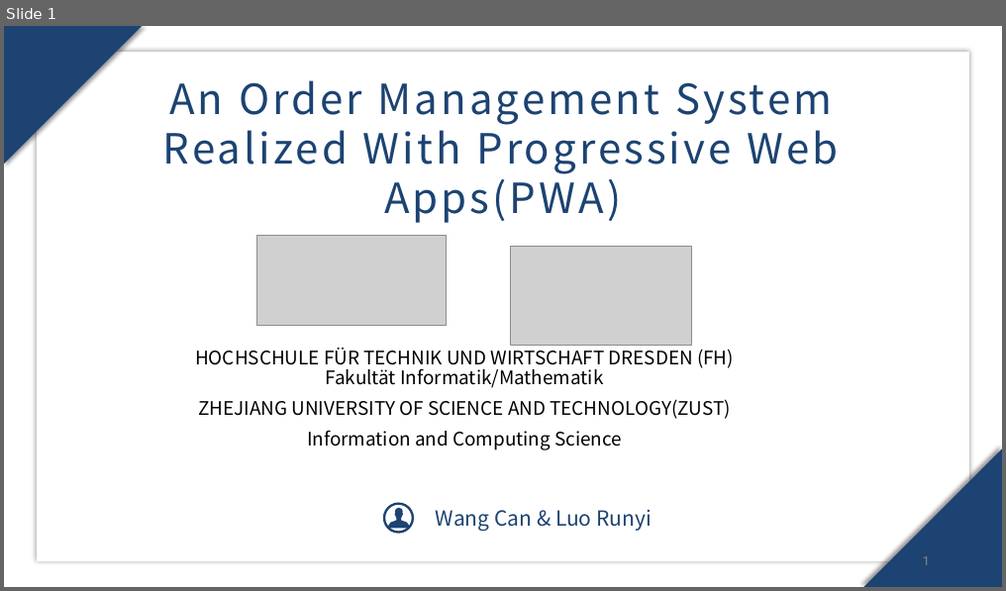
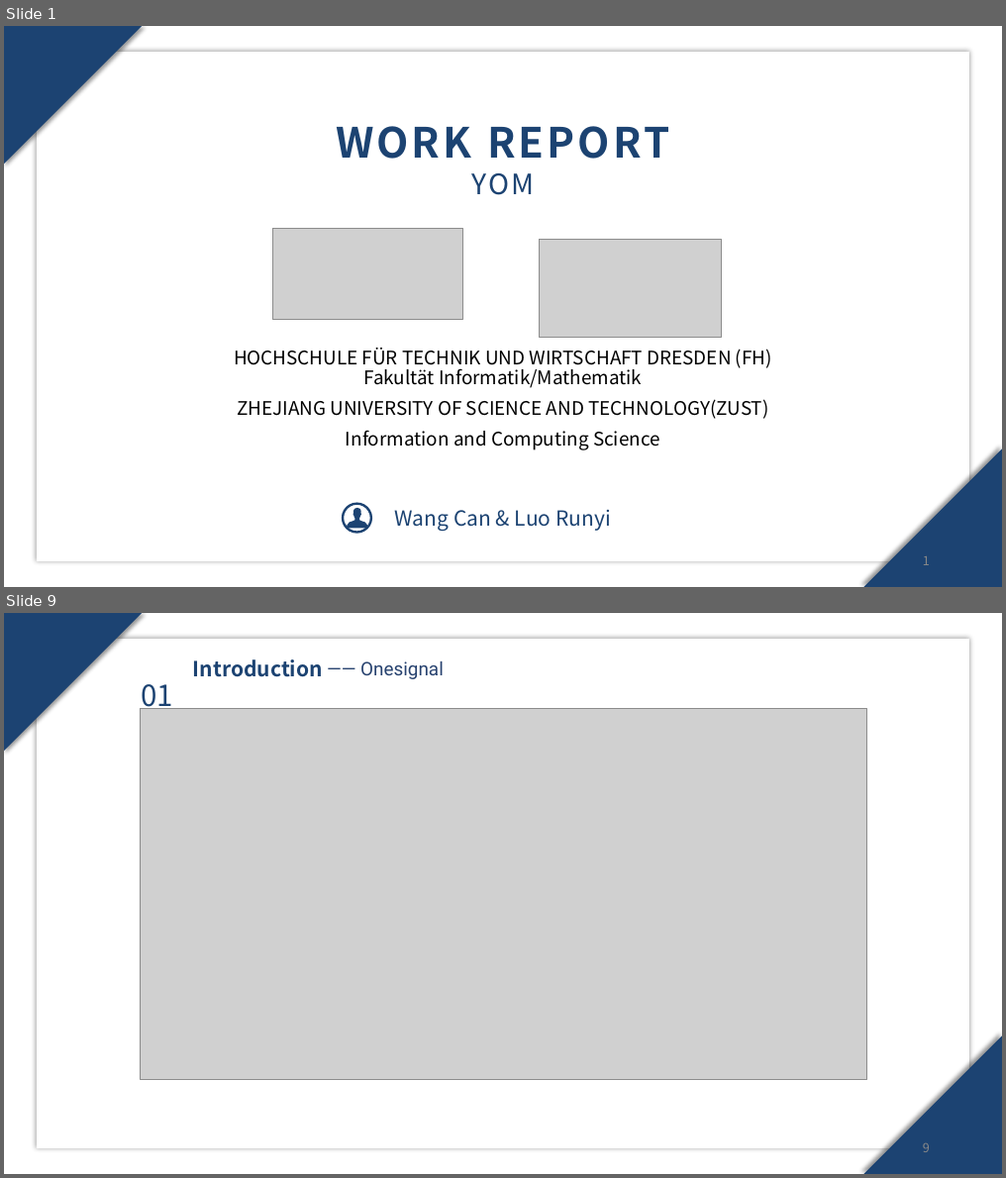
Before and after one commit to SuperRun/Yom, a slide deck: document/work report.pptx. Shown one above the other, each under a label of ours: slide 1 before the commit, slides 1 and 9 after it; the slides between them are not shown. The pictures are 1006x591 and 1006x1178 pixels, drawn with LibreOffice and Linux fonts; fonts in the diff are those of the drawing; grey boxes stand for pictures; background and template pictures are left out. Boxes give left, top, right and bottom in pixels: in the first picture for what was removed or moved away, otherwise in the second. Text is boxed around its words. In the diff, an @@ line names an element or a change of style, - is before the commit and + after.

Commit message:
work report

```diff
--- a/document/work report.pptx
+++ b/document/work report.pptx
@@ slide 9 added at <box>4,613,1002,1174</box>, background picture (left out) @@
@@ rectangle added at <box>4,613,1002,1174</box>, fill #FFFFFF at 39% opacity @@
@@ freeform shape added at <box>4,613,143,751</box>, fill #1C4372 @@
@@ rectangle added at <box>37,639,969,1149</box>, fill #FFFFFF @@
@@ text added at <box>193,660,323,677</box>, 20 pt, text #1C4372, bold @@
+Introduction
@@ text added at <box>360,662,444,679</box>, 18 pt, text #27426F @@
+—— Onesignal
@@ text added at <box>141,684,173,714</box>, 28 pt, text #1C4372 @@
+01
@@ picture added at <box>140,708,866,1079</box> @@
@@ freeform shape added at <box>863,1036,1002,1174</box>, fill #1C4372 @@
@@ page number added at <box>923,1144,930,1153</box>, 12 pt, text #888888 @@
+9
@@ slide 1 changed as well @@
@@ text at <box>336,126,669,195</box>: text changed; bold on @@
-An Order Management System Realized With Progressive Web Apps(PWA)
+WORK REPORT
+YOM
@@ picture: place and size @@
-picture at <box>256,235,447,325</box>
+picture at <box>273,229,463,319</box>
@@ picture: place and size @@
-picture at <box>510,247,692,345</box>
+picture at <box>540,240,721,338</box>
@@ subtitle "HOCHSCHULE FÜR TECHNIK UND WIRTSCHAFT ...": place and size @@
-subtitle "HOCHSCHULE FÜR TECHNIK UND WIRTSCHAFT ..." at <box>195,345,734,451</box>
+subtitle "HOCHSCHULE FÜR TECHNIK UND WIRTSCHAFT ..." at <box>234,348,772,451</box>
@@ 1 text, 1 freeform shape, 1 ellipse: place and size @@
-1 text, 1 freeform shape, 1 ellipse at <box>384,503,651,532</box>
+1 text, 1 freeform shape, 1 ellipse at <box>343,503,611,532</box>
```
Also in this commit, not shown: 2 other slides changed, 9 other slides added, 10 slides removed.
